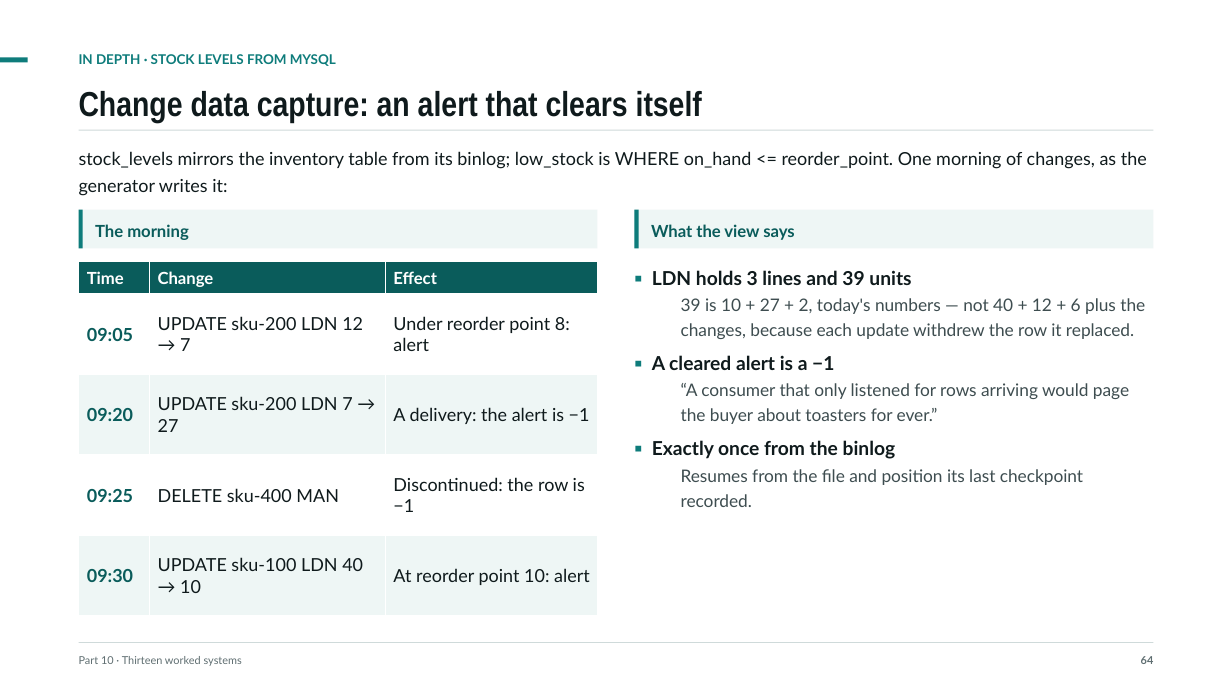
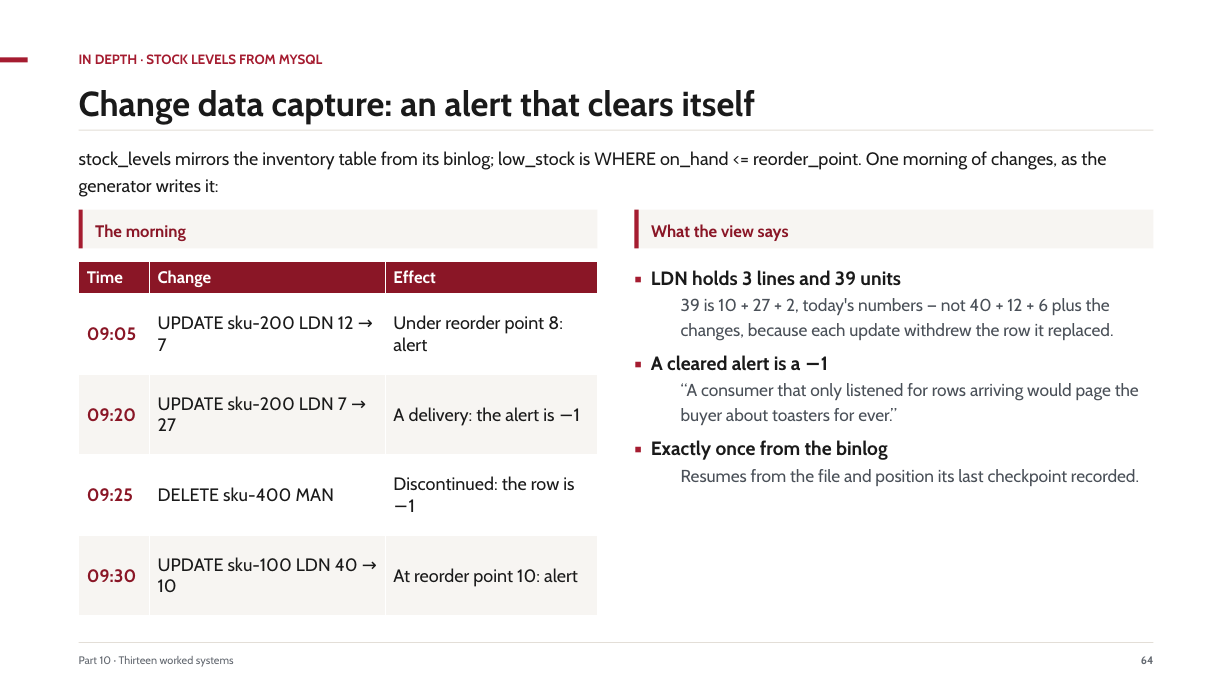
Before and after one commit to ajsinha/pravaha, a slide deck: slide 64 of docs/Pravaha-Continuous-SQL-Engine-Design-and-Evidence.pptx. Drawn at 1232x693 pixels with LibreOffice and Linux fonts; fonts in the diff are those of the drawing. Boxes give left, top, right and bottom in pixels: in the first picture for what was removed or moved away, otherwise in the second. Text is boxed around its words. In the diff, an @@ line names an element or a change of style, - is before the commit and + after.

```diff
--- a/docs/Pravaha-Continuous-SQL-Engine-Design-and-Evidence.pptx
+++ b/docs/Pravaha-Continuous-SQL-Engine-Design-and-Evidence.pptx
@@ text "IN DEPTH · STOCK LEVELS ..." at [79, 54, 322, 64]: font Lato to Cabin, text colour #0E7C7B to #A51C30 @@
@@ text "Change data capture: an alert ..." at [79, 90, 755, 124]: font Arial Narrow to Cabin, text colour #0F1A1C to #1A1A1A @@
@@ text "stock_levels mirrors the inventory table ..." at [79, 151, 1106, 197]: font Lato to Cabin, text colour #0F1A1C to #1A1A1A @@
@@ rectangle at [79, 210, 598, 249]: fill #EEF6F5 to #F7F5F2 @@
@@ text "The morning" at [95, 224, 186, 241]: font Lato to Cabin, text colour #0A5C5B to #8A1626 @@
@@ fill #0E7C7B to #A51C30 in 3 elements at [0, 57, 28, 63], [79, 210, 82, 249], [635, 210, 639, 249] @@
@@ rectangle at [635, 210, 1154, 249]: fill #EEF6F5 to #F7F5F2 @@
@@ text "What the view says" at [651, 224, 789, 241]: font Lato to Cabin, text colour #0A5C5B to #8A1626 @@
@@ table at [79, 262, 598, 616] @@
@@ fill #0A5C5B to #8A1626 in row 1 @@
@@ fill #EEF6F5 to #F7F5F2 in 6 cells @@
@@ font Lato to Cabin @@
@@ text colour #0A5C5B to #8A1626 in "09:05", "09:20", "09:25", "09:30" @@
@@ text colour #0F1A1C to #1A1A1A in "UPDATE sku-200 LDN 12 → 7", "Under reorder point 8: alert", "UPDATE sku-200 LDN 7 → 27", "A delivery: the alert is −1" and 4 more places @@
@@ text "▪ LDN holds 3 lines ..." at [651, 270, 1139, 486]: font Lato to Cabin; text colour #0E7C7B to #A51C30 in "▪", "▪", "▪"; text colour #0F1A1C to #1A1A1A in "LDN holds 3 lines and 39 units", "A cleared alert is a −1", "Exactly once from the binlog"; text colour #3E4D50 to #4A5058 in "39 is 10 + 27 + 2, ...", "“A consumer that only listened for rows ...", "Resumes from the file and position its ..." @@
@@ text "Part 10 · Thirteen worked ..." at [79, 656, 234, 666]: font Lato to Cabin, text colour #5F6E71 to #61666E @@
@@ rectangle at [79, 642, 1153, 643]: fill #CFDADA to #E3DED7 @@
@@ text "64" at [1141, 656, 1153, 664]: font Lato to Cabin, text colour #5F6E71 to #61666E @@
```
Also in this commit, not shown: 74 other slides changed, 10 other files.
